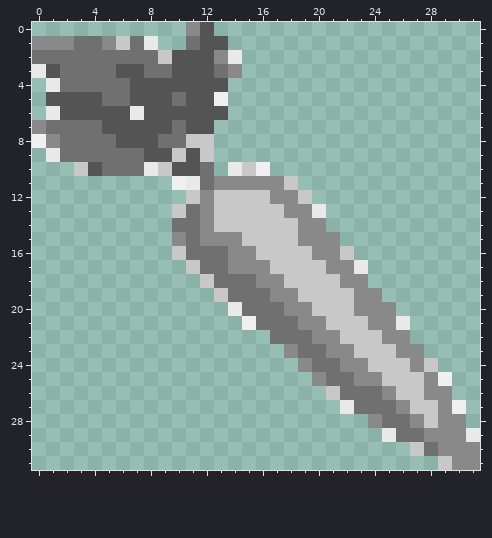
Pixel-art sprite -- parsed/images/carrot.png. Above, as it was before the edit.
The file is 32x32 pixels. Colours within 5 levels of each other are drawn and written as one.
After the commit:
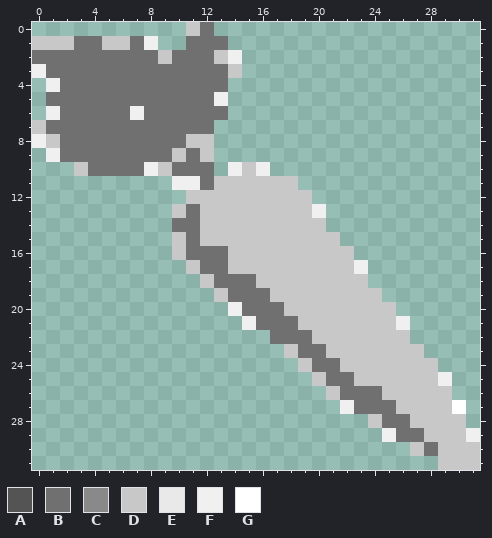
Palette (. is transparent): A #545454  B #707070  C #898989  D #c8c8c8  E #e9e9e9  F #f0f0f0  G #ffffff
From old to new:
@@ x 0..31 @@
- 0 ...........CA...................
- 1 CCCBBCDBE..BAA..................
- 2 BBBBBBBBBDAAACE.................
- 3 EABBBBAABBAAABC.................
- 4 .EBBBBBAAAAAAA..................
- 5 .AAAABBAAABAAF..................
- 6 .EAAAAAEAAAAAA..................
- 7 CBBBBAAAAABAA...................
- 8 FCBBBBAAABBDD...................
- 9 .EBBBBBBAADAD...................
-10 ...DABBBEDAAB.EDF...............
-11 ..........FEBCCCCCD.............
-12 ...........DCDDDDCCD............
-13 ..........DBCDDDDDCCE...........
-14 ..........BBCDDDDDDCC...........
-15 ..........CBCCCDDDDCCC..........
-16 ..........DBBBCCDDDDCCD.........
-17 ...........DBBCCCDDDDCCE........
-18 ............DBBBCCDDDDCC........
-19 .............DBBBCCDDDDCC.......
-20 ..............EBBBCCDDDCCC......
-21 ...............FBBBCCDDDCCE.....
-22 .................BBBCCDDDCC.....
-23 ..................CBBCCDDDCC....
-24 ...................CBBCCDDDCD...
-25 ....................CBBCCDDDCF..
-26 .....................DBBBCDDCC..
-27 ......................EBBBCDDCF.
-28 ........................CBBCDCC.
-29 .........................EBBCCCE
-30 ...........................DBCCC
-31 .............................DCC
+ 0 ...........DB...................
+ 1 DDDBBDDBF..BBB..................
+ 2 BBBBBBBBBDBBBDF.................
+ 3 FBBBBBBBBBBBBBD.................
+ 4 .FBBBBBBBBBBBB..................
+ 5 .BBBBBBBBBBBBF..................
+ 6 .FBBBBBFBBBBBB..................
+ 7 DBBBBBBBBBBBB...................
+ 8 FDBBBBBBBBBDD...................
+ 9 .FBBBBBBBBDBD...................
+10 ...DBBBBFDBBB.FDF...............
+11 ..........FFBDDDDDD.............
+12 ...........DDDDDDDDD............
+13 ..........DBDDDDDDDDF...........
+14 ..........BBDDDDDDDDD...........
+15 ..........DBDDDDDDDDDD..........
+16 ..........DBBBDDDDDDDDD.........
+17 ...........DBBDDDDDDDDDF........
+18 ............DBBBDDDDDDDD........
+19 .............DBBBDDDDDDDD.......
+20 ..............FBBBDDDDDDDD......
+21 ...............FBBBDDDDDDDF.....
+22 .................BBBDDDDDDD.....
+23 ..................DBBDDDDDDD....
+24 ...................DBBDDDDDDD...
+25 ....................DBBDDDDDDF..
+26 .....................DBBBDDDDD..
+27 ......................FBBBDDDDG.
+28 ........................DBBDDDD.
+29 .........................FBBDDDF
+30 ...........................DBDDD
+31 .............................DDD
Changed places in both pictures, as pixel boxes (x1, y1, x2, y2):
changed: (32, 22, 480, 470)
